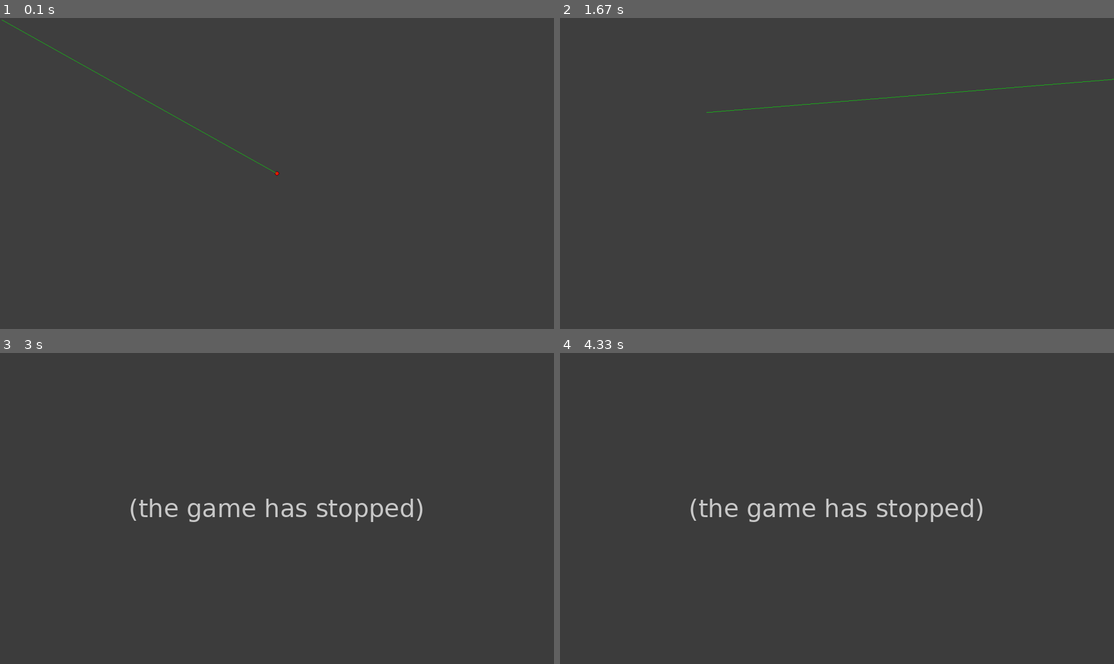
Above: before the commit, frames 1-4 (two rows, left to right).
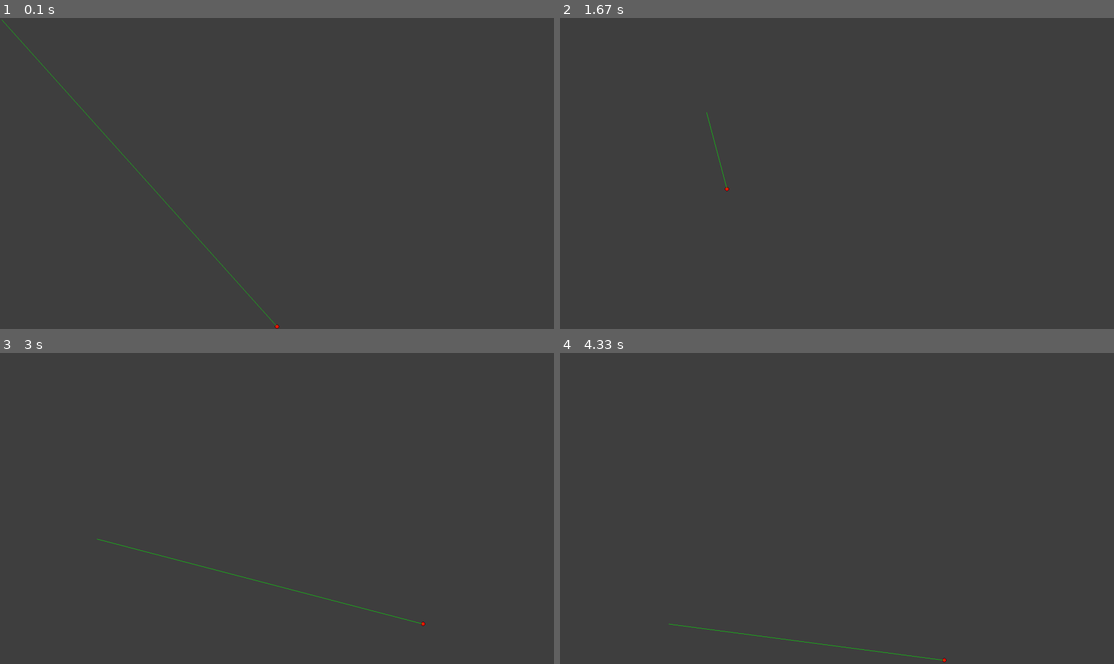
Above: after the commit, the same moments.

Repository: sayohnahilan/Pygame-ProjectileMotion
Game: pygame game, started from app.py
Two runs of this game, one before a commit and one after it. Both use one fixed random seed, a clock stepped at 60 frames per second and the inputs below.
Inputs (mouse positions are in pixels of both pictures, inside the frame that each line leads up to):
- Up to frame 1 (0.1 s): no input
- Up to frame 2 (1.67 s): click (837, 173) at 0.38 s; click (892, 241) at 0.72 s; click (692, 58) at 1.05 s; click (704, 111) at 1.38 s
- Up to frame 3 (3 s): click (277, 545) at 1.72 s; click (421, 558) at 2.08 s; click (470, 589) at 2.55 s; click (94, 539) at 2.88 s
- Up to frame 4 (4.33 s): click (676, 449) at 3.22 s; click (704, 564) at 3.55 s; click (1036, 580) at 3.88 s; click (670, 623) at 4.22 s

The runs differ from the first frame. In frame 1, 0.3% of the frame differs, in the area x 0-51%, y 0-100%; in frame 2, 0.2%; in frame 3, 1.2%, in the area x 17-77%, y 46-88%; in frame 4, 1.2%.
Error before the commit: TypeError: center argument must be a pair of numbers (object.py line 11); the game stopped at 2.55 s (later frames are placeholders)

Commit message:
addTinkerability

Diff:
--- a/app.py
+++ b/app.py
@@ -3,8 +3,12 @@
 from object import ball
 from util import findAngle, goBall
 
+#tinker with these settings
 width = 1600
 height = 900
+ballRadius = 6
+timeInc = 0.05
+powerDivider = 10
 
 win = pygame.display.set_mode((width,height))
 pygame.display.set_caption('Projectile Motion with Pygame')
@@ -21,15 +25,20 @@
 angle = 0
 clock = pygame.time.Clock()
 inProgress = False
-myBall = ball(800, 450, 6, (255, 0, 0))
+myBall = ball(round(width/2), (height - ballRadius - 1), ballRadius, (255, 0, 0))
 
 while playing:
-    clock.tick(250)
+    clock.tick(200)
     if inProgress:
-        time += 0.10
-        new = goBall(myBall.x, myBall.y, power, angle, time)
-        myBall.x = new[0]
-        myBall.y = new[1]
+        if myBall.y < height:
+            time += timeInc
+            new = goBall(xCurrent, yCurrent, power, angle, time)
+            myBall.x = new[0]
+            myBall.y = new[1]
+        else:
+            inProgress = False
+            time = 0
+            myBall.y = (height - ballRadius - 1)
 
     project = [(myBall.x, myBall.y), pygame.mouse.get_pos()]
     updateScreen()
@@ -40,9 +49,11 @@
 
         if event.type == pygame.MOUSEBUTTONDOWN:
             inProgress = True
+            xCurrent = myBall.x
+            yCurrent = myBall.y
             mouse = pygame.mouse.get_pos()
             angle = findAngle(mouse, myBall)
-            power = math.sqrt((project[1][1]-project[0][1])**2 +(project[1][0]-project[0][1])**2)
+            power = math.sqrt((project[1][1]-project[0][1])**2 +(project[1][0]-project[0][1])**2) / powerDivider
 
 pygame.quit()
 quit()
